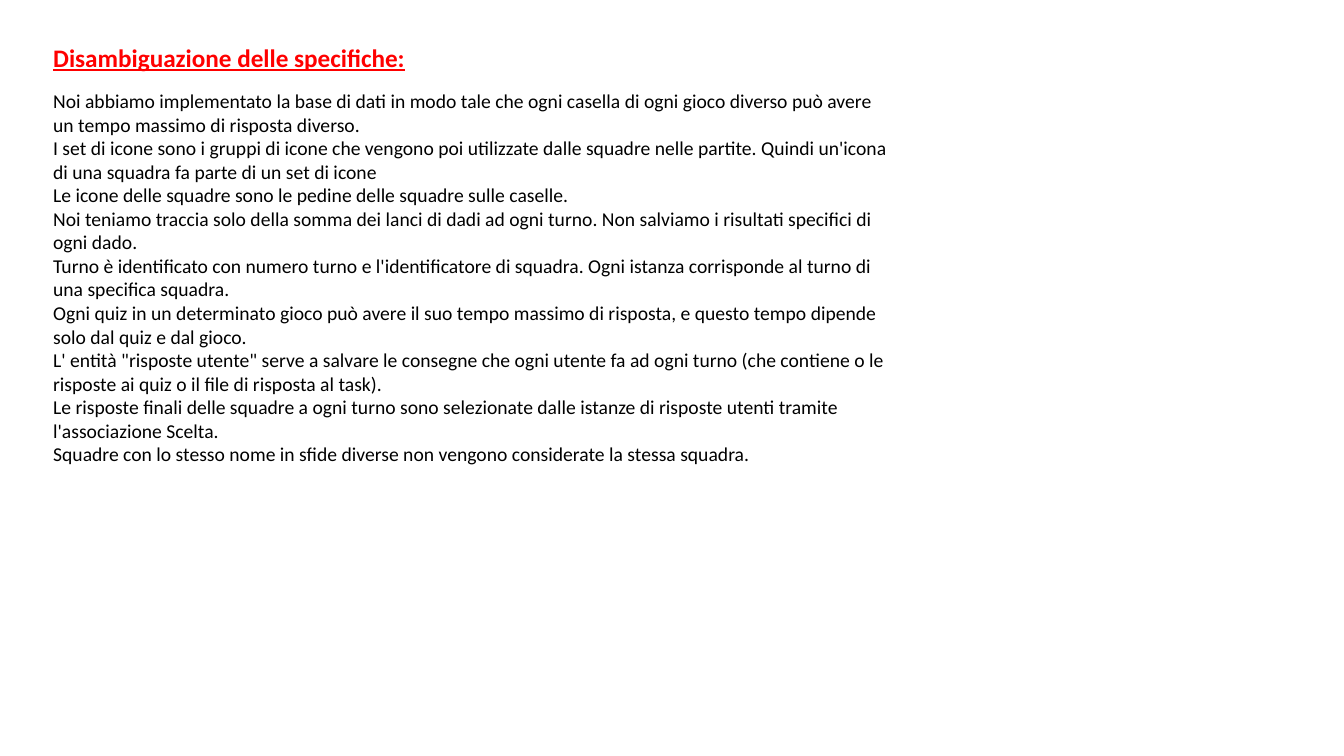
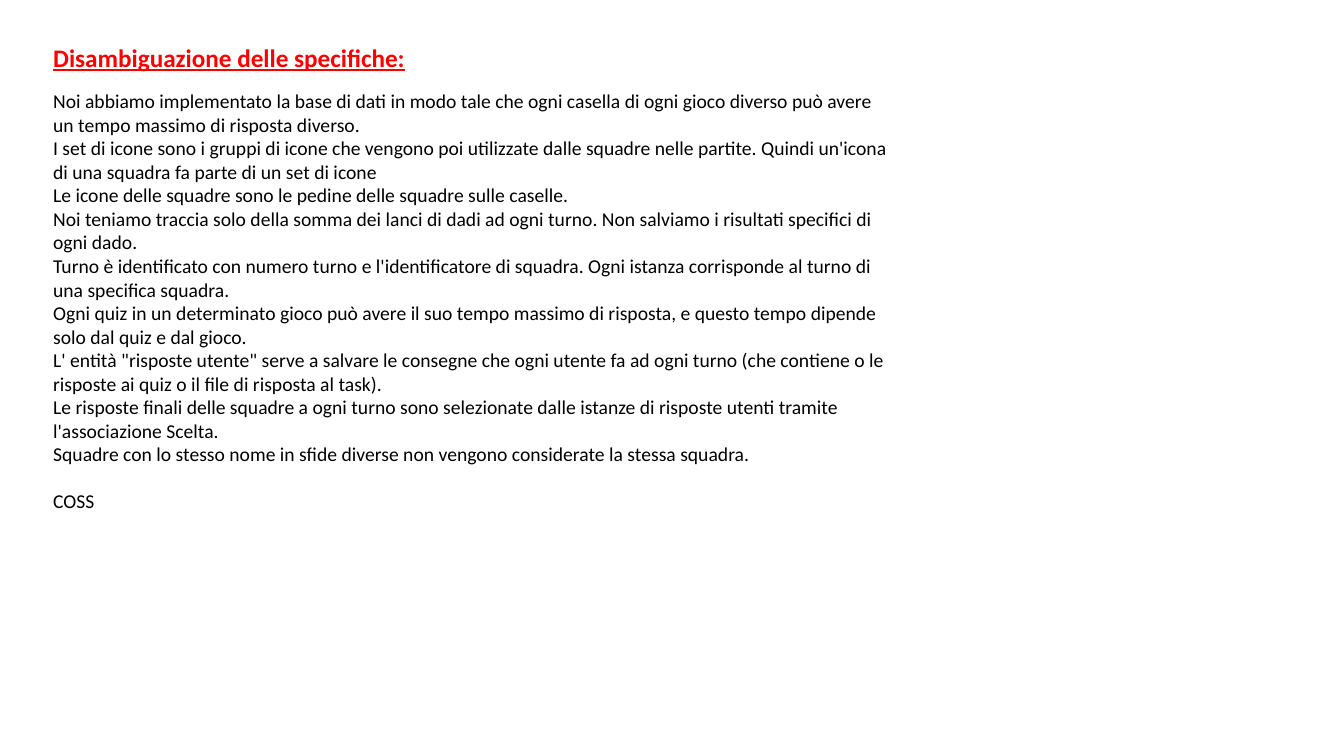
Before and after one commit to DavideGit-cs/BD_Progetto_Gruppo11, a slide deck: slide 1 of Vincoli_Domini_BDProgetto_finale.pptx. Drawn at 1344x756 pixels with LibreOffice and Linux fonts; fonts in the diff are those of the drawing. Boxes give left, top, right and bottom in pixels: in the first picture for what was removed or moved away, otherwise in the second. Text is boxed around its words. In the diff, an @@ line names an element or a change of style, - is before the commit and + after.

```diff
--- a/Vincoli_Domini_BDProgetto_finale.pptx
+++ b/Vincoli_Domini_BDProgetto_finale.pptx
@@ text at (53, 495, 94, 508): paragraph added @@
+COSS
```
